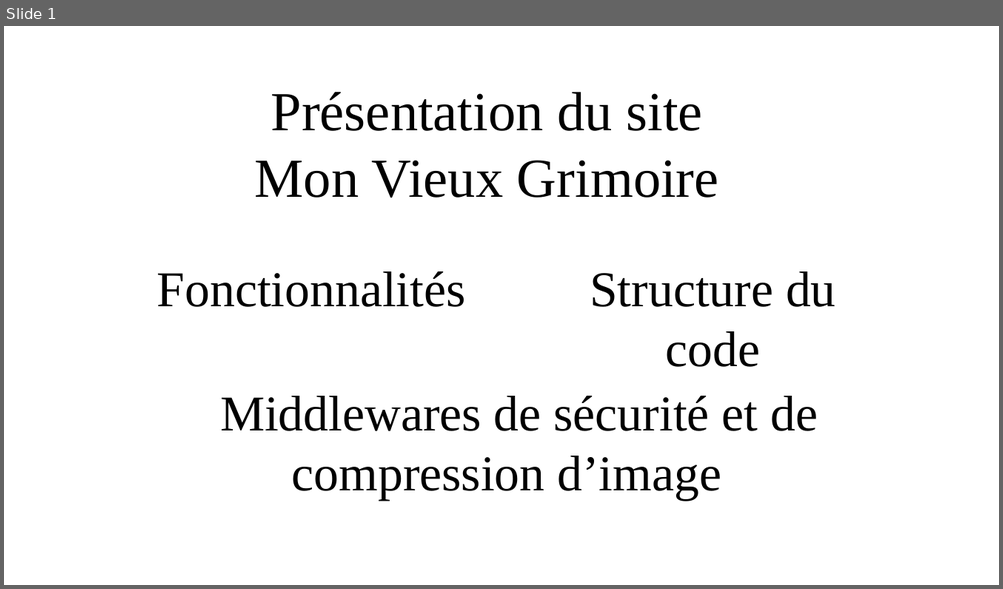
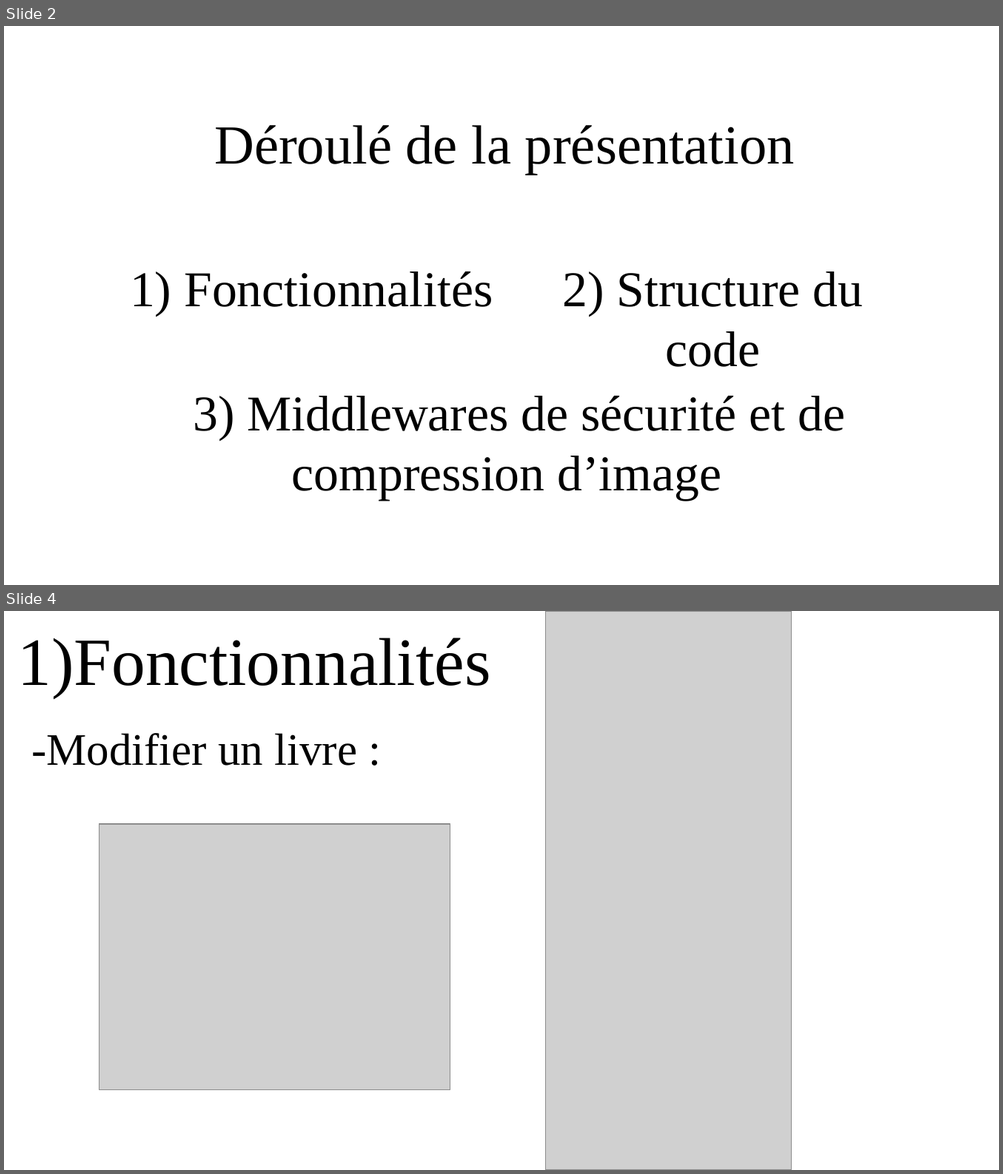
Before and after one commit to zakari9959/Projet7_Openclassrooms, a slide deck: Support_de_présentation.odp. Shown one above the other, each under a label of ours: slide 1 before the commit, slides 2 and 4 after it; the slides between them are not shown. The pictures are 1003x589 and 1003x1174 pixels, drawn with LibreOffice and Linux fonts; fonts in the diff are those of the drawing; grey boxes stand for pictures; background and template pictures are left out. Boxes give left, top, right and bottom in pixels: in the first picture for what was removed or moved away, otherwise in the second. Text is boxed around its words. In the diff, an @@ line names an element or a change of style, - is before the commit and + after.

Commit message:
Correction du bug lors de la modification sans image

```diff
--- a/Support_de_présentation.odp
+++ b/Support_de_présentation.odp
@@ slide 4 added at (x1=4, y1=611, x2=999, y2=1170), background picture (left out) @@
@@ picture added at (x1=546, y1=611, x2=792, y2=1170) @@
@@ title added at (x1=17, y1=638, x2=490, y2=698), 54 pt, text #000000 @@
+1)Fonctionnalités
@@ title added at (x1=31, y1=733, x2=357, y2=766), 36 pt, text #000000 @@
+-Modifier un livre :
@@ picture added at (x1=99, y1=824, x2=451, y2=1091) @@
@@ what was slide 1 is now slide 2 @@
@@ slide 2 changed as well @@
@@ title at (x1=214, y1=125, x2=794, y2=174): text changed @@
-Présentation du site
-Mon Vieux Grimoire
+Déroulé de la présentation
@@ text at (x1=130, y1=272, x2=492, y2=316): text changed @@
-Fonctionnalités
+1) Fonctionnalités
@@ text at (x1=563, y1=272, x2=863, y2=367): text changed @@
-Structure du code
+2) Structure du code
@@ text at (x1=193, y1=396, x2=845, y2=501): text changed @@
-Middlewares de sécurité et de compression d’image
+3) Middlewares de sécurité et de compression d’image
```
Also in this commit, not shown: 20 other slides added, 2 other files.
